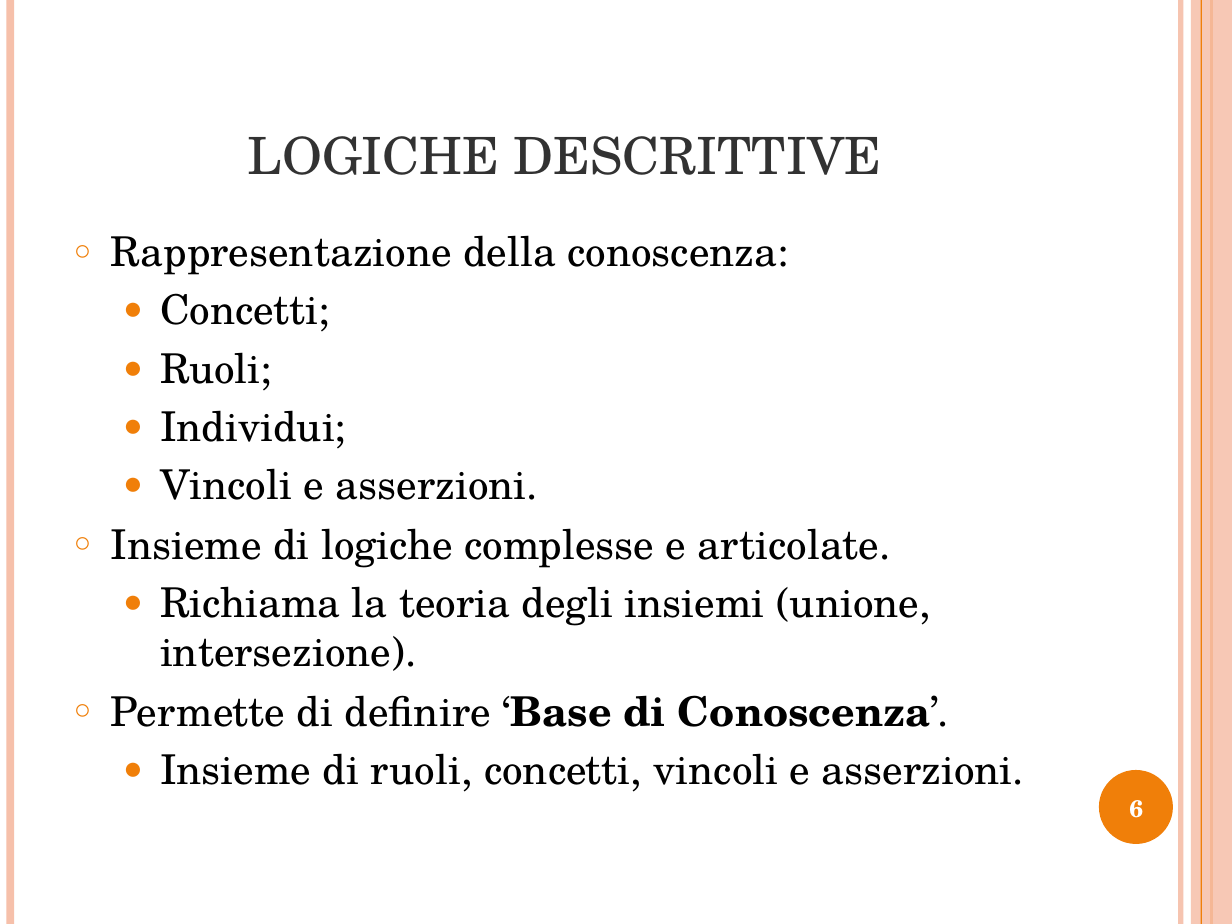
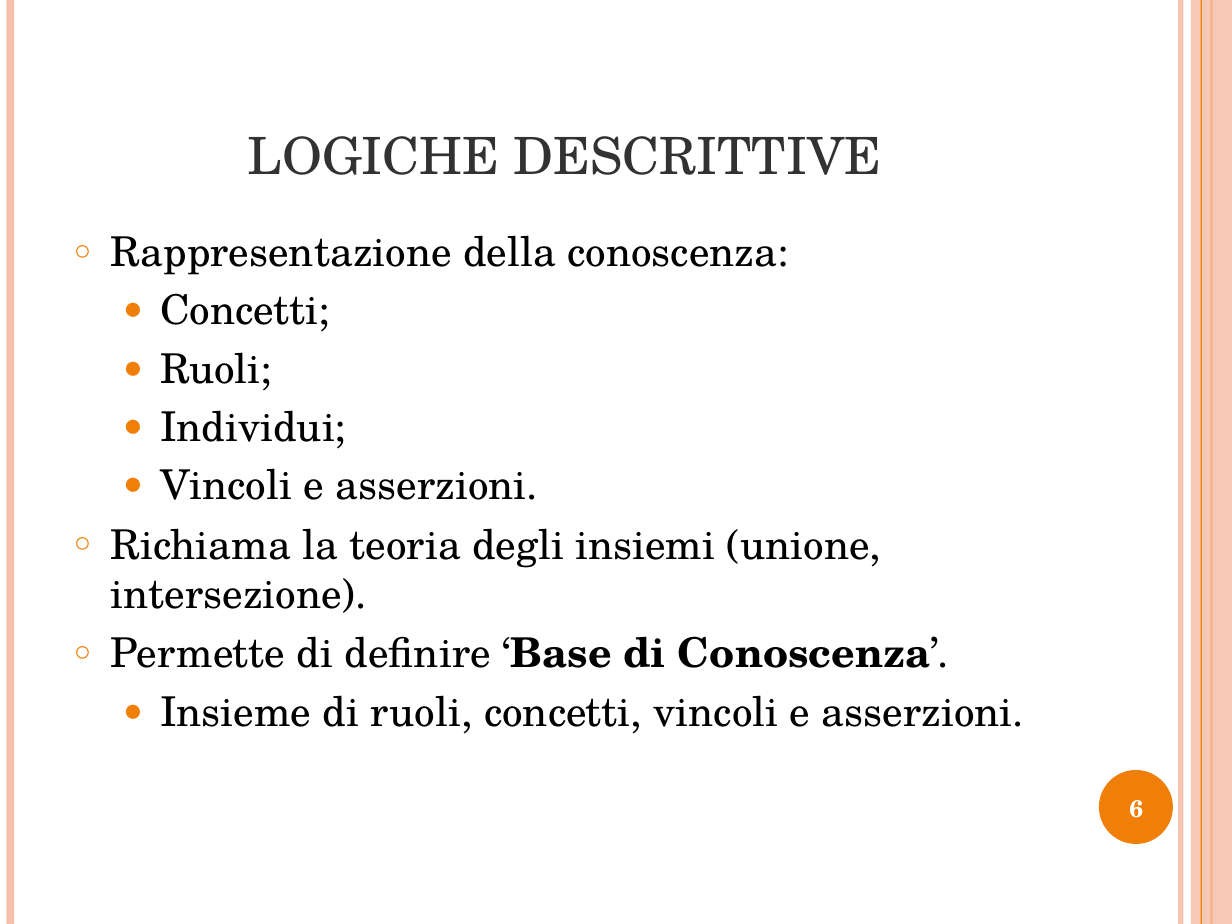
Before and after one commit to opendatahacklab/cityservices, a slide deck: slide 6 of thesis/Presentazione_Tesi.odp. Drawn at 1232x924 pixels with LibreOffice and Linux fonts; fonts in the diff are those of the drawing. Boxes give left, top, right and bottom in pixels: in the first picture for what was removed or moved away, otherwise in the second. Text is boxed around its words. In the diff, an @@ line names an element or a change of style, - is before the commit and + after.

```diff
--- a/thesis/Presentazione_Tesi.odp
+++ b/thesis/Presentazione_Tesi.odp
@@ text at (x1=111, y1=528, x2=891, y2=568): paragraph removed @@
-○ Insieme di logiche complesse e articolate.
@@ text at (x1=111, y1=528, x2=881, y2=613): bullet ● to ○; list level 2 to 1 in "Richiama la teoria degli insiemi ..." @@
```
Also in this commit, not shown: 3 other slides changed, 2 slides added, 1 slide removed, 1 other file.
